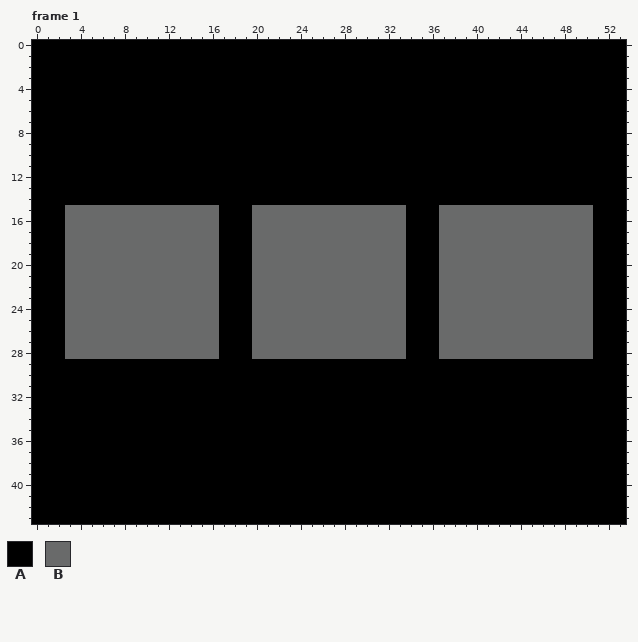
Pixel-art file -- Pimo_face/menu/menu.aseprite. The first picture shows the starting point.
54x44 pixels, 1 frame. Colours within 5 levels of each other are drawn and written as one. Shown: frame 1. The commit also changed other frames, which this record leaves out.
Visible layers, top first: "game", "pomo", "set", "bg".
Palette (. is transparent): A #000000  B #696a6a
Pixels before, frame 1, first column x 0:
 0 AAAAAAAAAAAAAAAAAAAAAAAAAAAAAAAAAAAAAAAAAAAAAAAAAAAAAA
 1 AAAAAAAAAAAAAAAAAAAAAAAAAAAAAAAAAAAAAAAAAAAAAAAAAAAAAA
 2 AAAAAAAAAAAAAAAAAAAAAAAAAAAAAAAAAAAAAAAAAAAAAAAAAAAAAA
 3 AAAAAAAAAAAAAAAAAAAAAAAAAAAAAAAAAAAAAAAAAAAAAAAAAAAAAA
 4 AAAAAAAAAAAAAAAAAAAAAAAAAAAAAAAAAAAAAAAAAAAAAAAAAAAAAA
 5 AAAAAAAAAAAAAAAAAAAAAAAAAAAAAAAAAAAAAAAAAAAAAAAAAAAAAA
 6 AAAAAAAAAAAAAAAAAAAAAAAAAAAAAAAAAAAAAAAAAAAAAAAAAAAAAA
 7 AAAAAAAAAAAAAAAAAAAAAAAAAAAAAAAAAAAAAAAAAAAAAAAAAAAAAA
 8 AAAAAAAAAAAAAAAAAAAAAAAAAAAAAAAAAAAAAAAAAAAAAAAAAAAAAA
 9 AAAAAAAAAAAAAAAAAAAAAAAAAAAAAAAAAAAAAAAAAAAAAAAAAAAAAA
10 AAAAAAAAAAAAAAAAAAAAAAAAAAAAAAAAAAAAAAAAAAAAAAAAAAAAAA
11 AAAAAAAAAAAAAAAAAAAAAAAAAAAAAAAAAAAAAAAAAAAAAAAAAAAAAA
12 AAAAAAAAAAAAAAAAAAAAAAAAAAAAAAAAAAAAAAAAAAAAAAAAAAAAAA
13 AAAAAAAAAAAAAAAAAAAAAAAAAAAAAAAAAAAAAAAAAAAAAAAAAAAAAA
14 AAAAAAAAAAAAAAAAAAAAAAAAAAAAAAAAAAAAAAAAAAAAAAAAAAAAAA
15 AAABBBBBBBBBBBBBBAAABBBBBBBBBBBBBBAAABBBBBBBBBBBBBBAAA
16 AAABBBBBBBBBBBBBBAAABBBBBBBBBBBBBBAAABBBBBBBBBBBBBBAAA
17 AAABBBBBBBBBBBBBBAAABBBBBBBBBBBBBBAAABBBBBBBBBBBBBBAAA
18 AAABBBBBBBBBBBBBBAAABBBBBBBBBBBBBBAAABBBBBBBBBBBBBBAAA
19 AAABBBBBBBBBBBBBBAAABBBBBBBBBBBBBBAAABBBBBBBBBBBBBBAAA
20 AAABBBBBBBBBBBBBBAAABBBBBBBBBBBBBBAAABBBBBBBBBBBBBBAAA
21 AAABBBBBBBBBBBBBBAAABBBBBBBBBBBBBBAAABBBBBBBBBBBBBBAAA
22 AAABBBBBBBBBBBBBBAAABBBBBBBBBBBBBBAAABBBBBBBBBBBBBBAAA
23 AAABBBBBBBBBBBBBBAAABBBBBBBBBBBBBBAAABBBBBBBBBBBBBBAAA
24 AAABBBBBBBBBBBBBBAAABBBBBBBBBBBBBBAAABBBBBBBBBBBBBBAAA
25 AAABBBBBBBBBBBBBBAAABBBBBBBBBBBBBBAAABBBBBBBBBBBBBBAAA
26 AAABBBBBBBBBBBBBBAAABBBBBBBBBBBBBBAAABBBBBBBBBBBBBBAAA
27 AAABBBBBBBBBBBBBBAAABBBBBBBBBBBBBBAAABBBBBBBBBBBBBBAAA
28 AAABBBBBBBBBBBBBBAAABBBBBBBBBBBBBBAAABBBBBBBBBBBBBBAAA
29 AAAAAAAAAAAAAAAAAAAAAAAAAAAAAAAAAAAAAAAAAAAAAAAAAAAAAA
30 AAAAAAAAAAAAAAAAAAAAAAAAAAAAAAAAAAAAAAAAAAAAAAAAAAAAAA
31 AAAAAAAAAAAAAAAAAAAAAAAAAAAAAAAAAAAAAAAAAAAAAAAAAAAAAA
32 AAAAAAAAAAAAAAAAAAAAAAAAAAAAAAAAAAAAAAAAAAAAAAAAAAAAAA
33 AAAAAAAAAAAAAAAAAAAAAAAAAAAAAAAAAAAAAAAAAAAAAAAAAAAAAA
34 AAAAAAAAAAAAAAAAAAAAAAAAAAAAAAAAAAAAAAAAAAAAAAAAAAAAAA
35 AAAAAAAAAAAAAAAAAAAAAAAAAAAAAAAAAAAAAAAAAAAAAAAAAAAAAA
36 AAAAAAAAAAAAAAAAAAAAAAAAAAAAAAAAAAAAAAAAAAAAAAAAAAAAAA
37 AAAAAAAAAAAAAAAAAAAAAAAAAAAAAAAAAAAAAAAAAAAAAAAAAAAAAA
38 AAAAAAAAAAAAAAAAAAAAAAAAAAAAAAAAAAAAAAAAAAAAAAAAAAAAAA
39 AAAAAAAAAAAAAAAAAAAAAAAAAAAAAAAAAAAAAAAAAAAAAAAAAAAAAA
40 AAAAAAAAAAAAAAAAAAAAAAAAAAAAAAAAAAAAAAAAAAAAAAAAAAAAAA
41 AAAAAAAAAAAAAAAAAAAAAAAAAAAAAAAAAAAAAAAAAAAAAAAAAAAAAA
42 AAAAAAAAAAAAAAAAAAAAAAAAAAAAAAAAAAAAAAAAAAAAAAAAAAAAAA
43 AAAAAAAAAAAAAAAAAAAAAAAAAAAAAAAAAAAAAAAAAAAAAAAAAAAAAA
The result:
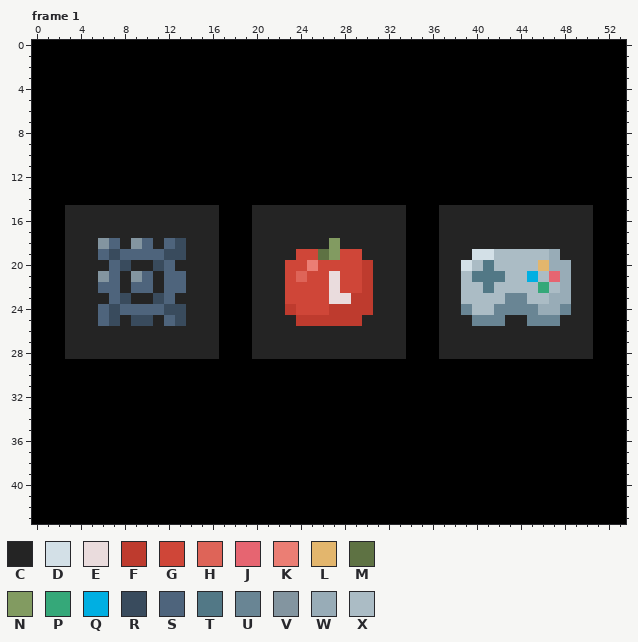
Colours new in this view: C #242424  D #d3e0e7  E #eadcdd  F #be3b2e  G #cf4638  H #de6458  J #e66571  K #eb7e74  L #e3b66d  M #5e7243  N #829b61  P #35a879  Q #00afe2  R #394b5d  S #4e647c  T #527886  U #698594  V #8395a0  W #98acb7  X #abbcc5
Edits made:
layer "region" opacity 34% added
layer "icons" added
layer "set" removed
layer "pomo" removed
layer "game" removed
Frame 1, layers "icons", "region":
y 15..17: x 3..16 BBBBBBBBBBBBBB -> CCCCCCCCCCCCCC; x 20..33 BBBBBBBBBBBBBB -> CCCCCCCCCCCCCC; x 37..50 BBBBBBBBBBBBBB -> CCCCCCCCCCCCCC
y 18: x 3..16 BBBBBBBBBBBBBB -> CCCVSCVSCSRCCC; x 20..33 BBBBBBBBBBBBBB -> CCCCCCCNCCCCCC; x 37..50 BBBBBBBBBBBBBB -> CCCCCCCCCCCCCC
y 19: x 3..16 BBBBBBBBBBBBBB -> CCCSRSSSSRRCCC; x 20..33 BBBBBBBBBBBBBB -> CCCCGGMNGGCCCC; x 37..50 BBBBBBBBBBBBBB -> CCCDDXXXXXWCCC
y 20: x 3..16 BBBBBBBBBBBBBB -> CCCCSRCCRSCCCC; x 20..33 BBBBBBBBBBBBBB -> CCCGGKGGGGFCCC; x 37..50 BBBBBBBBBBBBBB -> CCDXTXXXXLWWCC
y 21: x 3..16 BBBBBBBBBBBBBB -> CCCVSCVSCSSCCC; x 20..33 BBBBBBBBBBBBBB -> CCCGHGGEGGFCCC; x 37..50 BBBBBBBBBBBBBB -> CCXTTTXXQXJWCC
y 22: x 3..16 BBBBBBBBBBBBBB -> CCCSSCSSCSSCCC; x 20..33 BBBBBBBBBBBBBB -> CCCGGGGEGGFCCC; x 37..50 BBBBBBBBBBBBBB -> CCXXTXXXXPXWCC
y 23: x 3..16 BBBBBBBBBBBBBB -> CCCCSRCCRSCCCC; x 20..33 BBBBBBBBBBBBBB -> CCCGGGGEEFFCCC; x 37..50 BBBBBBBBBBBBBB -> CCXXXXUUXXWWCC
y 24: x 3..16 BBBBBBBBBBBBBB -> CCCSRSSSSRRCCC; x 20..33 BBBBBBBBBBBBBB -> CCCFGGGFFFFCCC; x 37..50 BBBBBBBBBBBBBB -> CCUXXUUUUWWUCC
y 25: x 3..16 BBBBBBBBBBBBBB -> CCCSRCRRCSRCCC; x 20..33 BBBBBBBBBBBBBB -> CCCCFFFFFFCCCC; x 37..50 BBBBBBBBBBBBBB -> CCCUUUCCUUUCCC
y 26..28: x 3..16 BBBBBBBBBBBBBB -> CCCCCCCCCCCCCC; x 20..33 BBBBBBBBBBBBBB -> CCCCCCCCCCCCCC; x 37..50 BBBBBBBBBBBBBB -> CCCCCCCCCCCCCC
Changed places in both pictures, as pixel boxes (x1, y1, x2, y2):
changed: (65, 205, 593, 359)
